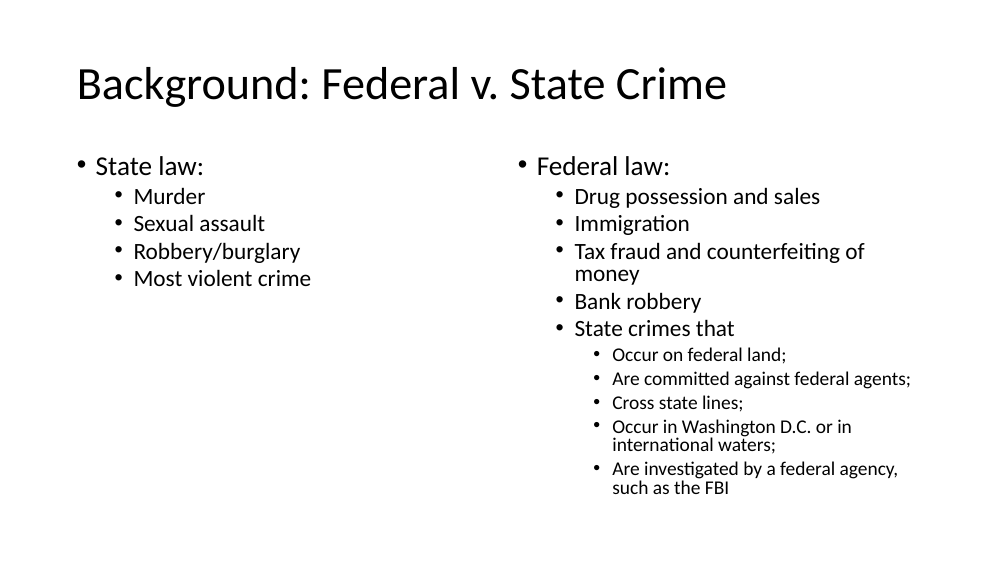
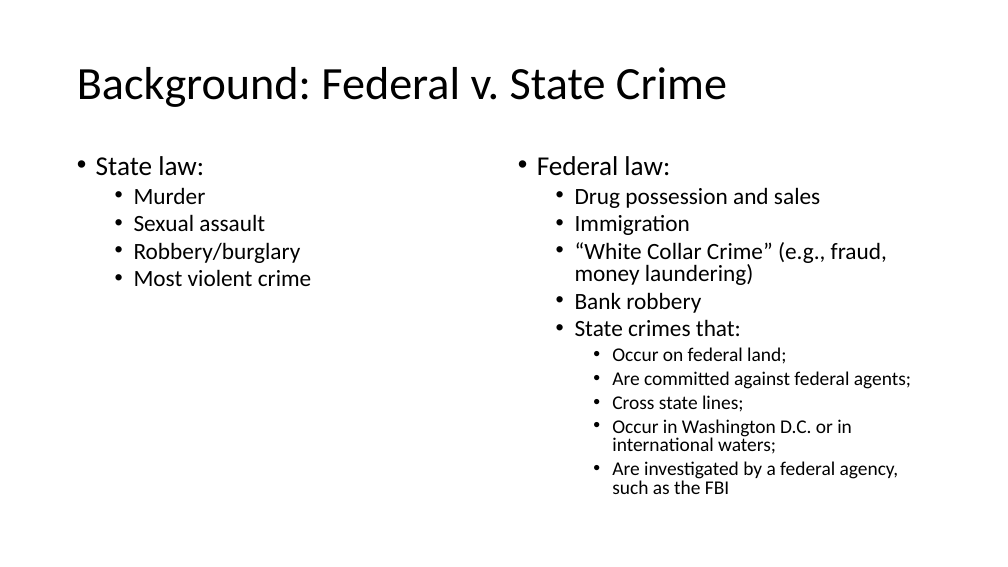
Before and after one commit to jenwhitson/sentencing_project, a slide deck: slide 4 of Presentation.pptx. Drawn at 1008x567 pixels with LibreOffice and Linux fonts; fonts in the diff are those of the drawing. Boxes give left, top, right and bottom in pixels: in the first picture for what was removed or moved away, otherwise in the second. Text is boxed around its words. In the diff, an @@ line names an element or a change of style, - is before the commit and + after.

```diff
--- a/Presentation.pptx
+++ b/Presentation.pptx
@@ text at (x1=575, y1=242, x2=887, y2=285): text changed @@
-  • Tax fraud and counterfeiting of money
+  • “White Collar Crime” (e.g., fraud, money laundering)
@@ text at (x1=575, y1=319, x2=741, y2=336): text changed @@
-  • State crimes that
+  • State crimes that:
```
Also in this commit, not shown: 4 other slides changed, 1 slide added.
